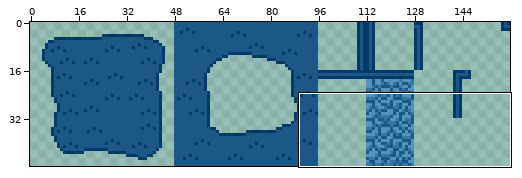
Pixel-art file: assets/water-cave/water-tiles.aseprite. Above, an overview of the earlier version with the close-up marked.
Close-up. As it was:
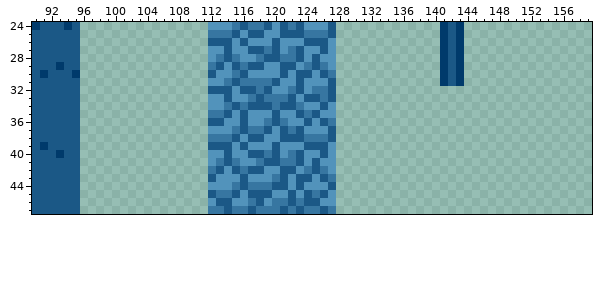
160x48 pixels, 1 frame. Shown: x 90..159, y 24..47.
And afterwards:
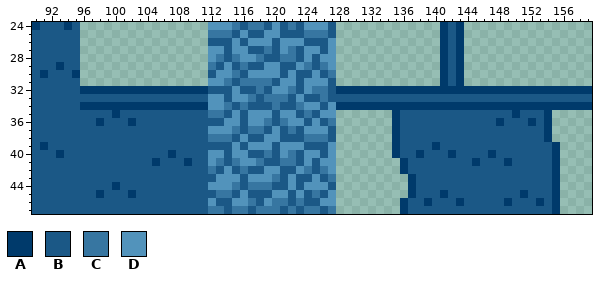
Palette (. is transparent): A #003a6b  B #1b5886  C #3776a1  D #5293bb
Diff:
@@ x 90..159 @@
 31 BBBBBB................DDCBCCCCBDDBDDDB.............ABA................
-32 BBBBBB................BBBDBBCBDDCBDCCB................................
-33 BBBBBB................DDBDDCBCCCBDBBCB................................
-34 BBBBBB................DDCBCBBBCBBCDDBD................................
-35 BBBBBB................CCBDBDDDBDDBCBDD................................
-36 BBBBBB................BBDDBDDCBCDDBDBC................................
-37 BBBBBB................DDDCBCCBDBCBDDDB................................
-38 BBBBBB................CCCBDBBDDBBBCCCB................................
-39 BABBBB................BBBDBDDDBDDDBBBD................................
-40 BBBABB................DDBDDBBCBDCBDDBD................................
-41 BBBBBB................DCBCDDCBBCCBDBDD................................
-42 BBBBBB................CBDBCBBDDBBDCBCD................................
-43 BBBBBB................BDDDBDDDCBDBBDBC................................
-44 BBBBBB................DDDCBCCCBBDBDDDB................................
-45 BBBBBB................BCCBDBBBDDBDBCBD................................
-46 BBBBBB................DBBDDCBDCCBCBBDD................................
-47 BBBBBB................CCBCCBCCCBCBCCBC................................
+32 BBBBBBAAAAAAAAAAAAAAAABBBDBBCBDDCBDCCBAAAAAAAAAAAAAAAAAAAAAAAAAAAAAAAA
+33 BBBBBBBBBBBBBBBBBBBBBBDDBDDCBCCCBDBBCBBBBBBBBBBBBBBBBBBBBBBBBBBBBBBBBB
+34 BBBBBBAAAAAAAAAAAAAAAADDCBCBBBCBBCDDBDAAAAAAAAAAAAAAAAAAAAAAAAAAAAAAAA
+35 BBBBBBBBBBABBBBBBBBBBBCCBDBDDDBDDBCBDD.......ABBBBBBBBBBBBBBABBBA.....
+36 BBBBBBBBABBBABBBBBBBBBBBDDBDDCBCDDBDBC.......ABBBBBBBBBBBBABBBABA.....
+37 BBBBBBBBBBBBBBBBBBBBBBDDDCBCCBDBCBDDDB.......ABBBBBBBBBBBBBBBBBBA.....
+38 BBBBBBBBBBBBBBBBBBBBBBCCCBDBBDDBBBCCCB.......ABBBBBBBBBBBBBBBBBBA.....
+39 BABBBBBBBBBBBBBBBBBBBBBBBDBDDDBDDDBBBD.......ABBBBABBBBBBBBBBBBBBA....
+40 BBBABBBBBBBBBBBBBABBBBDDBDDBBCBDCBDDBD.......ABBABBBABBBBABBBBBBBA....
+41 BBBBBBBBBBBBBBBABBBABBDCBCDDCBBCCBDBDD........ABBBBBBBBABBBABBBBBA....
+42 BBBBBBBBBBBBBBBBBBBBBBCBDBCBBDDBBDCBCD........ABBBBBBBBBBBBBBBBBBA....
+43 BBBBBBBBBBBBBBBBBBBBBBBDDDBDDDCBDBBDBC.........ABBBBBBBBBBBBBBBBBA....
+44 BBBBBBBBBBABBBBBBBBBBBDDDCBCCCBBDBDDDB.........ABBBBBBBBBBBBBBBBBA....
+45 BBBBBBBBABBBABBBBBBBBBBCCBDBBBDDBDBCBD.........ABBBABBBBBBBBBABBBA....
+46 BBBBBBBBBBBBBBBBBBBBBBDBBDDCBDCCBCBBDD........ABBABBBABBBBBABBBABA....
+47 BBBBBBBBBBBBBBBBBBBBBBCCBCCBCCCBCBCCBC........ABBBBBBBBBBBBBBBBBBA....
